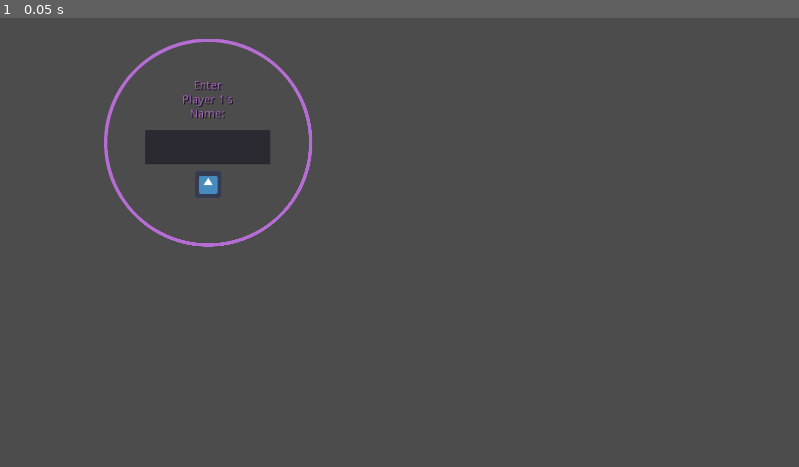
Above: before the commit, frame 1.
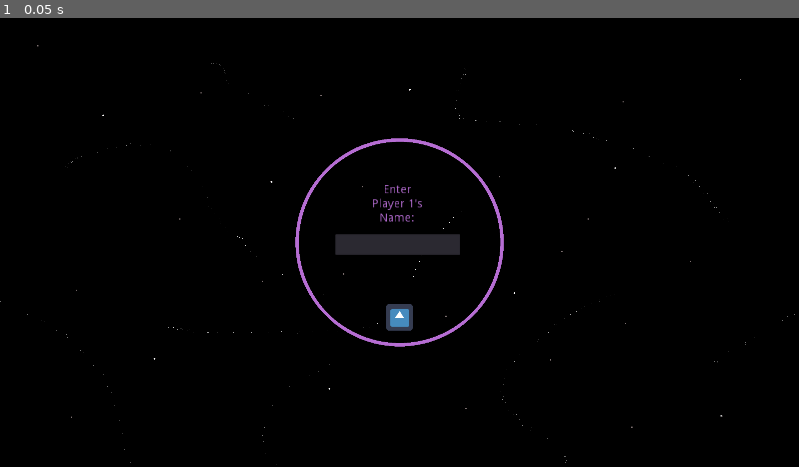
Above: after the commit, the same moment.

Repository: tannercantlay/Star-Pong
Game: Godot game, scene res://Scenes/EnterName1.tscn
Two runs of this game, one before a commit and one after it. Both use one fixed random seed, a clock stepped at 60 frames per second and the inputs below. This scene is started directly instead of the project's main scene. The engine's default icon, where the game draws it, is replaced by a stand-in: a white triangle on a blue panel in a dark square.
Inputs:
- Up to frame 1 (0.05 s): no input

The runs differ from the first frame. In frame 1, 100% of the frame differs, in the area x 0-100%, y 0-100%.

Commit message:
Menu is finished

Diff:
--- a/Pong/Scenes/EnterName1.tscn
+++ b/Pong/Scenes/EnterName1.tscn
@@ -1,17 +1,29 @@
-[gd_scene load_steps=5 format=2]
+[gd_scene load_steps=8 format=2]
 
-[ext_resource path="res://enterName.gd" type="Script" id=1]
+[ext_resource path="res://nextPage.gd" type="Script" id=1]
 [ext_resource path="res://icon.png" type="Texture" id=2]
 [ext_resource path="res://Sprites/OuterRing_P.png" type="Texture" id=3]
 [ext_resource path="res://Player1name.gd" type="Script" id=4]
+[ext_resource path="res://Font/JOYSTIX.TTF" type="DynamicFontData" id=5]
+[ext_resource path="res://Sprites/SpriteSheets/Background.png" type="Texture" id=6]
+
+[sub_resource type="DynamicFont" id=1]
+size = 30
+font_data = ExtResource( 5 )
 
 [node name="Name1" type="Node2D"]
 
+[node name="background" type="Sprite" parent="."]
+texture = ExtResource( 6 )
+
+[node name="Camera2D" type="Camera2D" parent="."]
+current = true
+
 [node name="Label" type="Label" parent="."]
-margin_left = 438.0
-margin_top = 150.0
-margin_right = 503.0
-margin_bottom = 198.0
+margin_left = -66.0
+margin_top = -140.0
+margin_right = -1.0
+margin_bottom = -92.0
 rect_scale = Vector2( 2, 2 )
 custom_colors/font_color = Color( 0.717647, 0.431373, 0.831373, 1 )
 custom_colors/font_outline_modulate = Color( 0, 0, 0, 1 )
@@ -25,22 +37,22 @@
 }
 
 [node name="EnterName1" type="TextEdit" parent="."]
-margin_left = 350.0
-margin_top = 270.0
-margin_right = 650.0
-margin_bottom = 352.0
+margin_left = -154.0
+margin_top = -20.0
+margin_right = 146.0
+margin_bottom = 30.0
 size_flags_stretch_ratio = 0.0
+custom_fonts/font = SubResource( 1 )
 script = ExtResource( 4 )
 __meta__ = {
 "_edit_use_anchors_": false
 }
 
 [node name="Sprite" type="Sprite" parent="."]
-position = Vector2( 500, 400 )
+position = Vector2( 0, 180 )
 texture = ExtResource( 2 )
 script = ExtResource( 1 )
 
 [node name="outer_ring" type="Sprite" parent="."]
-position = Vector2( 500, 300 )
 scale = Vector2( 0.5, -0.5 )
 texture = ExtResource( 3 )
--- a/Pong/Scenes/EnterName2.tscn
+++ b/Pong/Scenes/EnterName2.tscn
@@ -1,44 +1,29 @@
-[gd_scene load_steps=5 format=2]
+[gd_scene load_steps=8 format=2]
 
 [ext_resource path="res://icon.png" type="Texture" id=1]
 [ext_resource path="res://Sprites/OuterRing_Y.png" type="Texture" id=2]
 [ext_resource path="res://Player2name.gd" type="Script" id=3]
+[ext_resource path="res://nextPage.gd" type="Script" id=4]
+[ext_resource path="res://Font/JOYSTIX.TTF" type="DynamicFontData" id=5]
+[ext_resource path="res://Sprites/SpriteSheets/Background.png" type="Texture" id=6]
 
-[sub_resource type="GDScript" id=1]
-script/source = "extends Sprite
-
-
-# Declare member variables here. Examples:
-# var a = 2
-# var b = \"text\"
-
-
-# Called when the node enters the scene tree for the first time.
-
-func pressed_handler(which):
-	pass
-
-func _unhandled_input(event):
-	if event is InputEventMouseButton and event.pressed and not event.is_echo() and event.button_index == BUTTON_LEFT:
-		if get_rect().has_point(to_local(event.position)):
-			if(get_tree().get_current_scene().get_name() == \"EnterName1\"):
-				get_tree().change_scene(\"res://Scenes/EnterName2.tscn\")
-			else:
-				get_tree().change_scene(\"res://Scenes/OuterCollider.tscn\")
-
-
-# Called every frame. 'delta' is the elapsed time since the previous frame.
-#func _process(delta):
-#	pass
-"
+[sub_resource type="DynamicFont" id=1]
+size = 30
+font_data = ExtResource( 5 )
 
 [node name="Name2" type="Node2D"]
 
+[node name="background" type="Sprite" parent="."]
+texture = ExtResource( 6 )
+
+[node name="Camera2D" type="Camera2D" parent="."]
+current = true
+
 [node name="Label" type="Label" parent="."]
-margin_left = 438.0
-margin_top = 150.0
-margin_right = 503.0
-margin_bottom = 198.0
+margin_left = -66.0
+margin_top = -140.0
+margin_right = -1.0
+margin_bottom = -92.0
 rect_scale = Vector2( 2, 2 )
 custom_colors/font_color = Color( 0.878431, 0.862745, 0.564706, 1 )
 custom_colors/font_outline_modulate = Color( 0, 0, 0, 1 )
@@ -51,22 +36,22 @@
 "_edit_use_anchors_": false
 }
 
-[node name="TextEdit" type="TextEdit" parent="."]
-margin_left = 350.0
-margin_top = 270.0
-margin_right = 651.0
-margin_bottom = 352.0
+[node name="EnterName2" type="TextEdit" parent="."]
+margin_left = -154.0
+margin_top = -20.0
+margin_right = 146.0
+margin_bottom = 30.0
+custom_fonts/font = SubResource( 1 )
 script = ExtResource( 3 )
 __meta__ = {
 "_edit_use_anchors_": false
 }
 
 [node name="Sprite" type="Sprite" parent="."]
-position = Vector2( 500, 400 )
+position = Vector2( 0, 180 )
 texture = ExtResource( 1 )
-script = SubResource( 1 )
+script = ExtResource( 4 )
 
 [node name="outer_ring" type="Sprite" parent="."]
-position = Vector2( 500, 300 )
 scale = Vector2( 0.5, -0.5 )
 texture = ExtResource( 2 )
--- a/Pong/Scenes/MainMenu.tscn
+++ b/Pong/Scenes/MainMenu.tscn
@@ -1,34 +1,44 @@
-[gd_scene load_steps=4 format=2]
+[gd_scene load_steps=7 format=2]
 
 [ext_resource path="res://Sprites/OuterRing_Y.png" type="Texture" id=1]
-[ext_resource path="res://startButton.gd" type="Script" id=2]
+[ext_resource path="res://nextPage.gd" type="Script" id=2]
 [ext_resource path="res://icon.png" type="Texture" id=3]
+[ext_resource path="res://Font/JOYSTIX.TTF" type="DynamicFontData" id=4]
+[ext_resource path="res://Sprites/SpriteSheets/Background.png" type="Texture" id=5]
 
-[node name="Node2D" type="Node2D"]
+[sub_resource type="DynamicFont" id=1]
+size = 50
+font_data = ExtResource( 4 )
+
+[node name="main" type="Node2D"]
+
+[node name="background" type="Sprite" parent="."]
+texture = ExtResource( 5 )
 
 [node name="Camera2D" type="Camera2D" parent="."]
 current = true
 
-[node name="startButton" type="Sprite" parent="."]
-position = Vector2( 0, 173.025 )
+[node name="Title" type="Label" parent="."]
+margin_left = -207.0
+margin_top = -91.0
+margin_right = 391.0
+margin_bottom = 9.0
+rect_scale = Vector2( 0.820073, 0.663547 )
+rect_pivot_offset = Vector2( -198.856, 0 )
+custom_fonts/font = SubResource( 1 )
+text = "Cosmic Pong"
+align = 1
+valign = 1
+uppercase = true
+__meta__ = {
+"_edit_use_anchors_": false
+}
+
+[node name="Sprite" type="Sprite" parent="."]
+position = Vector2( 0, 180 )
 texture = ExtResource( 3 )
 script = ExtResource( 2 )
 
 [node name="outer_ring" type="Sprite" parent="."]
 scale = Vector2( 0.5, 0.5 )
 texture = ExtResource( 1 )
-
-[node name="Title" type="Label" parent="outer_ring"]
-margin_left = -170.0
-margin_top = -300.0
-margin_right = 330.0
-margin_bottom = -200.0
-rect_scale = Vector2( 0.820073, 0.663547 )
-rect_pivot_offset = Vector2( -198.856, 0 )
-text = "Planetary Pong"
-align = 1
-valign = 1
-uppercase = true
-__meta__ = {
-"_edit_use_anchors_": false
-}
--- a/Pong/enterName.gd
+++ b/Pong/nextPage.gd
@@ -13,11 +13,16 @@
 
 func _unhandled_input(event):
 	if event is InputEventMouseButton and event.pressed and not event.is_echo() and event.button_index == BUTTON_LEFT:
-		if get_rect().has_point(to_local(event.position)):
+		print_debug("Inside IF")
+		#print_debug(get_rect().has_point(to_local_mouse_position())    #(event.position)))
+		if get_rect().has_point(get_local_mouse_position()):
+			print_debug("Inside IF 2")
 			if(get_tree().get_current_scene().get_name() == "Name1"):
 				get_tree().change_scene("res://Scenes/EnterName2.tscn")
 			elif(get_tree().get_current_scene().get_name() == "Name2"):
 				get_tree().change_scene("res://Scenes/OuterCollider.tscn")
+			elif(get_tree().get_current_scene().get_name() == "main"):
+				get_tree().change_scene("res://Scenes/EnterName1.tscn")
 			else:
 				print_debug("1st: " + get_tree().get_current_scene().get_name())
 				print_debug("2nd: " + "EnterName1")
--- a/Pong/startButton.gd
+++ /dev/null
@@ -1,35 +0,0 @@
-extends Sprite
-
-
-# Declare member variables here. Examples:
-# var a = 2
-# var b = "text"
-
-
-# Called when the node enters the scene tree for the first time.
-func _ready():
-
-	pass # Replace with function body.
-func pressed_handler(which):
-	pass
-
-func _unhandled_input(event):
-	if event is InputEventMouseButton and event.pressed and not event.is_echo() and event.button_index == BUTTON_LEFT:
-		if get_rect().has_point(to_local(event.position)):
-			get_tree().change_scene("res://Scenes/EnterName1.tscn")
-
-#func _process(delta):
-#	print_debug("Input Event")
-#	if (input):
-#		var label_size = get_node("startButton").get_size()
-#		var label_pos = get_node("startButton").get_global_pos()
-#		var mouse_pos = get_global_mouse_position()
-#		if (label_pos <= mouse_pos <= label_pos + label_size):
-#			get_tree().change_scene("res://Scenes/OuterCollider.tscn")
-#	pass
-
-
-
-# Called every frame. 'delta' is the elapsed time since the previous frame.
-#func _process(delta):
-#	pass
